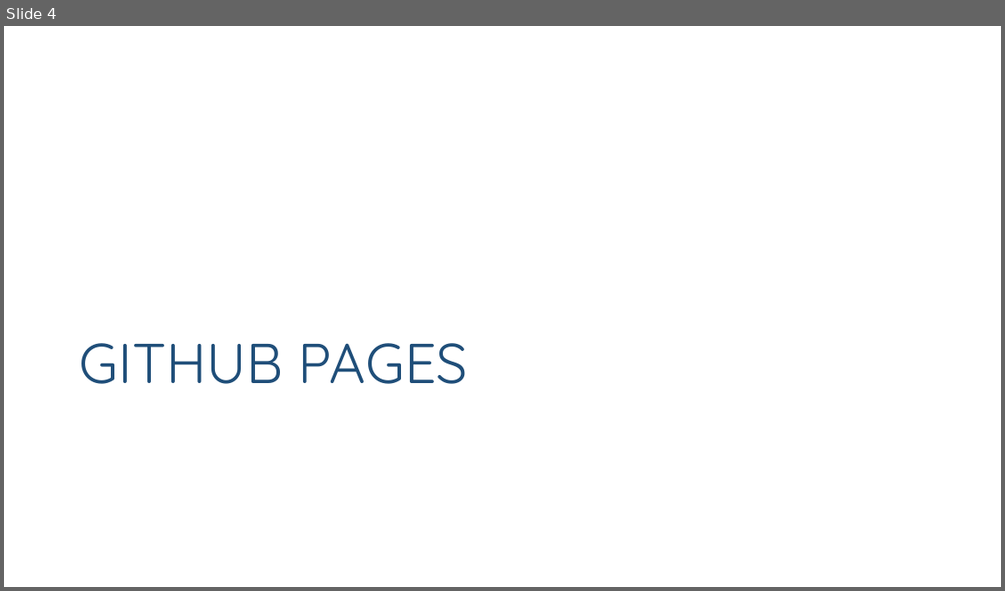
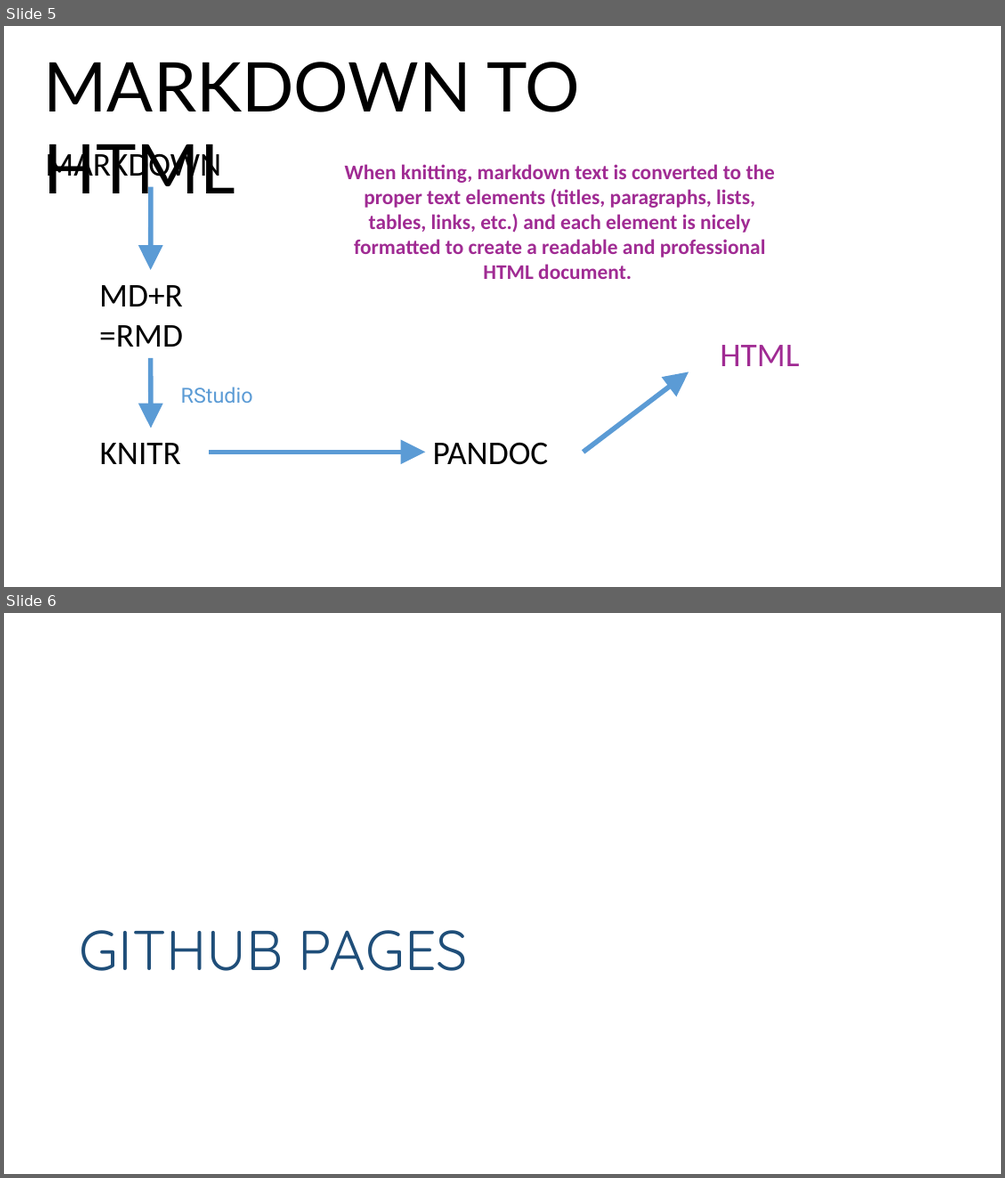
Before and after one commit to Watts-College/paf-514-template, a slide deck: lectures/github-pages.pptx. Shown one above the other, each under a label of ours: slide 4 before the commit, slides 5 and 6 after it. The pictures are 1005x591 and 1005x1178 pixels, drawn with LibreOffice and Linux fonts; fonts in the diff are those of the drawing. Boxes give left, top, right and bottom in pixels: in the first picture for what was removed or moved away, otherwise in the second. Text is boxed around its words. In the diff, an @@ line names an element or a change of style, - is before the commit and + after.

Commit message:
update lecture on html

```diff
--- a/lectures/github-pages.pptx
+++ b/lectures/github-pages.pptx
@@ slide 5 added at [4, 26, 1001, 587], background #FFFFFF @@
@@ text added at [44, 62, 580, 206], 66 pt, text #000000 @@
+MARKDOWN TO HTML
@@ text added at [45, 148, 221, 184], 32 pt, text #000000 @@
+MARKDOWN
@@ text added at [345, 164, 775, 279], 20 pt, text #A02B93, bold @@
+When knitting, markdown text is converted to the proper text elements (titles, paragraphs, lists, tables, links, etc.) and each element is nicely formatted to create a readable and professional HTML document.
@@ arrow added from (151, 187) to (151, 270), #5B9BD5 4.75 pt @@
@@ text added at [99, 285, 183, 346], 32 pt, text #000000 @@
+MD+R
+=RMD
@@ text added at [720, 345, 799, 366], 32 pt, text #A02B93 @@
+HTML
@@ arrow added from (151, 358) to (151, 428), #5B9BD5 4.75 pt @@
@@ arrow added from (583, 451) to (689, 371), #5B9BD5 4.75 pt @@
@@ text added at [181, 386, 253, 402], 20 pt, text #5B9BD5 @@
+RStudio
@@ text added at [100, 443, 181, 464], 32 pt, text #000000 @@
+KNITR
@@ arrow added from (209, 451) to (425, 451), #5B9BD5 4.75 pt @@
@@ text added at [433, 442, 549, 465], 32 pt, text #000000 @@
+PANDOC
@@ what was slide 4 is now slide 6 @@
```
Also in this commit, not shown: 14 other slides added, 2 slides removed, 1 other file.
